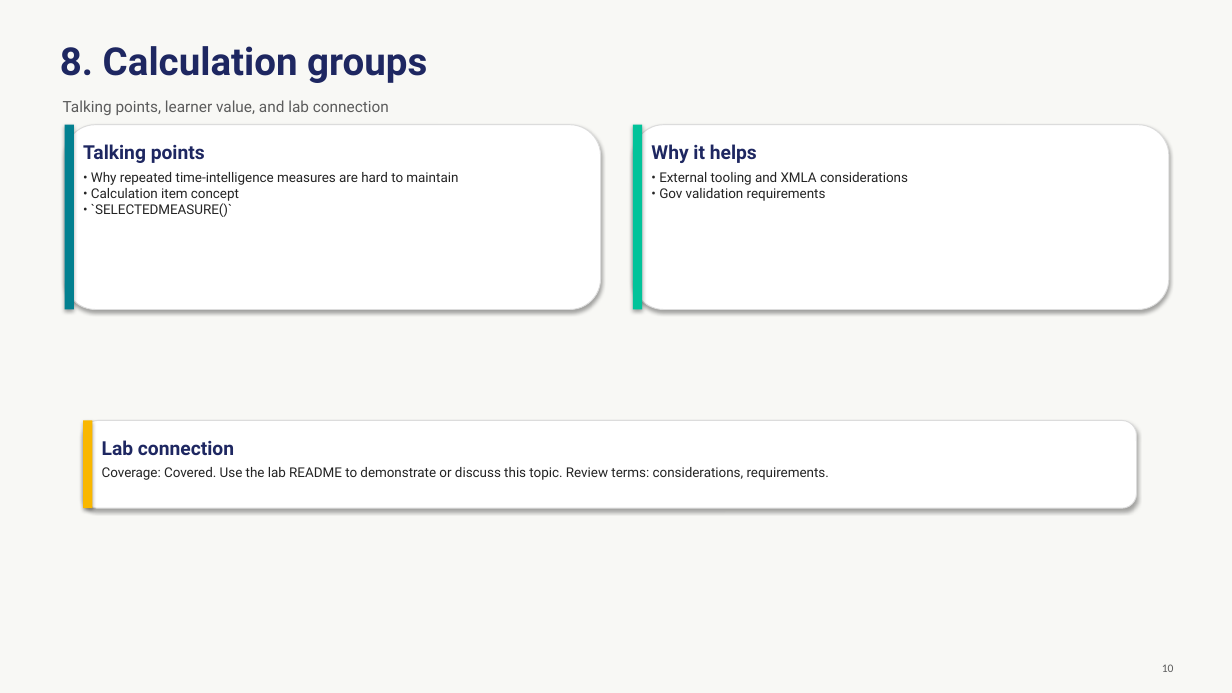
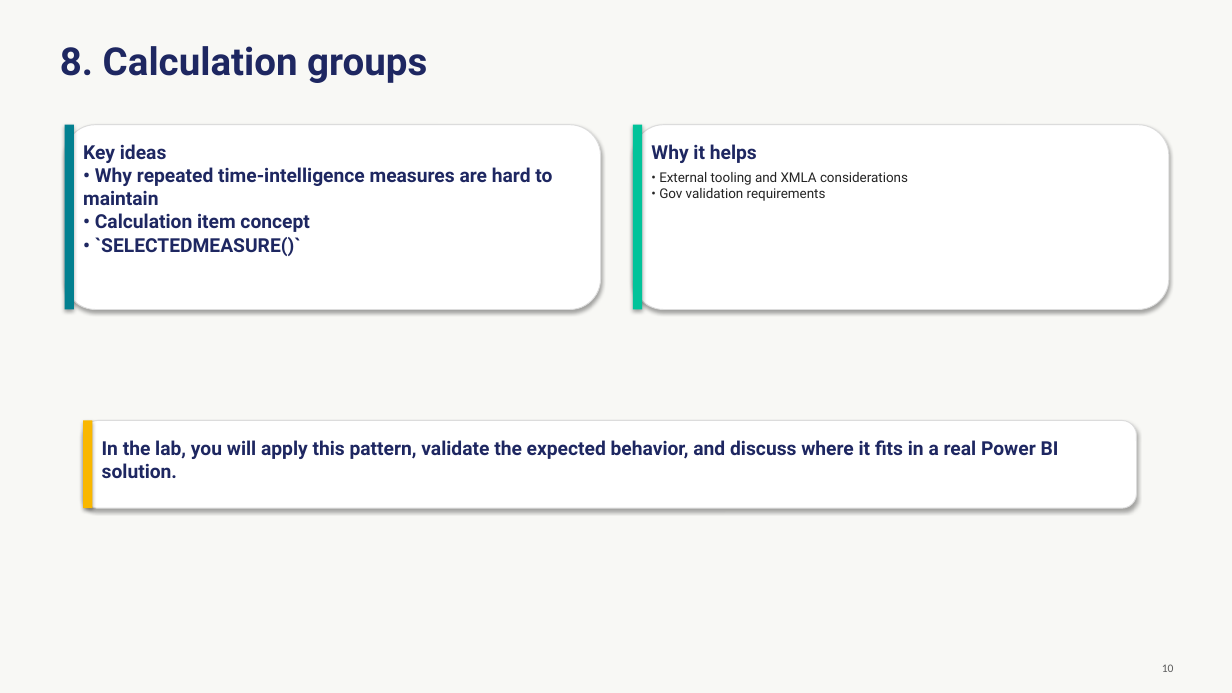
Before and after one commit to Coding-Forge/PBI-Advanced-Factory, a slide deck: slide 10 of modules/02-advanced-dax/assets/advanced-dax.pptx. Drawn at 1232x693 pixels with LibreOffice and Linux fonts; fonts in the diff are those of the drawing. Boxes give left, top, right and bottom in pixels: in the first picture for what was removed or moved away, otherwise in the second. Text is boxed around its words. In the diff, an @@ line names an element or a change of style, - is before the commit and + after.

```diff
--- a/modules/02-advanced-dax/assets/advanced-dax.pptx
+++ b/modules/02-advanced-dax/assets/advanced-dax.pptx
@@ text removed at (x1=63, y1=100, x2=389, y2=115) @@
-Talking points, learner value, and lab connection
@@ text at (x1=83, y1=144, x2=552, y2=256): text changed; size 10.5 to 15 pt; text colour #242424 to #1E2761; bold on @@
-Talking points
-• Why repeated time-intelligence measures are hard to maintain
-• Calculation item concept
-• `SELECTEDMEASURE()`
+Key ideas
+• Why repeated time-intelligence measures are hard to maintain
+• Calculation item concept
+• `SELECTEDMEASURE()`
@@ text at (x1=102, y1=440, x2=1059, y2=478): text changed; size 10.5 to 15 pt; text colour #242424 to #1E2761; bold on @@
-Lab connection
-Coverage: Covered. Use the lab README to demonstrate or discuss this topic. Review terms: considerations, requirements.
+In the lab, you will apply this pattern, validate the expected behavior, and discuss where it fits in a real Power BI solution.
```
Also in this commit, not shown: 14 other slides changed, 10 other files.
